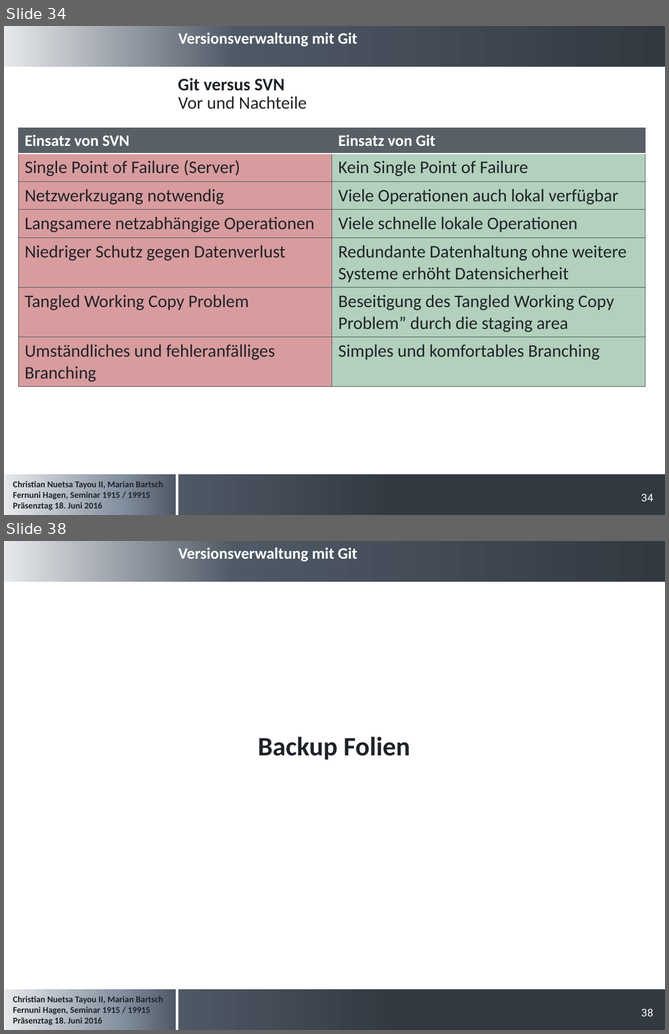
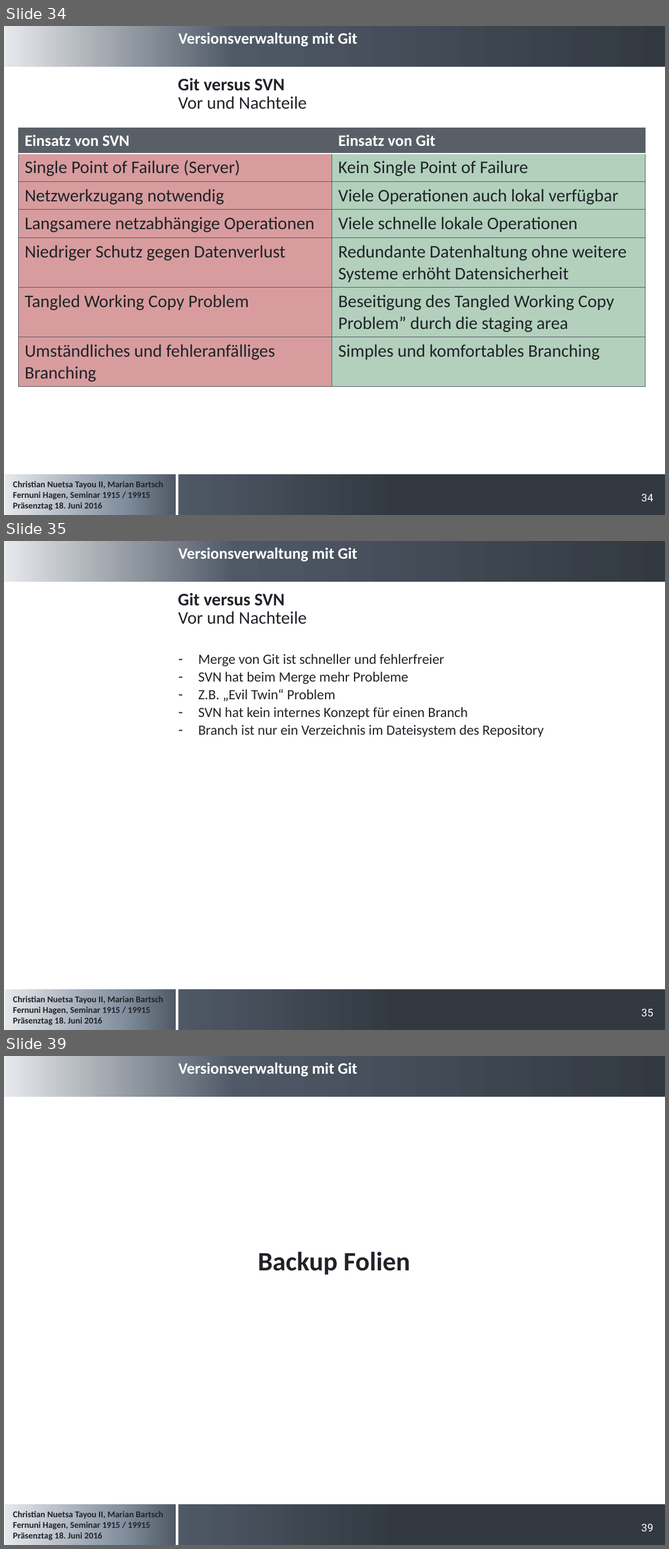
Before and after one commit to cristallin/git-project-seminar, a slide deck: Präsentation_Seminararbeit.pptx. Shown one above the other, each under a label of ours: slides 34 and 38 before the commit, slides 34, 35 and 39 after it; the slides between them are not shown. The pictures are 669x1034 and 669x1549 pixels, drawn with LibreOffice and Linux fonts; fonts in the diff are those of the drawing; background and template pictures are left out. Boxes give left, top, right and bottom in pixels: in the first picture for what was removed or moved away, otherwise in the second. Text is boxed around its words. In the diff, an @@ line names an element or a change of style, - is before the commit and + after.

Commit message:
Änderungen an Vor und Nachteilen und weitere kleinere Anpassungen

```diff
--- a/Präsentation_Seminararbeit.pptx
+++ b/Präsentation_Seminararbeit.pptx
@@ slide 35 added at box(4, 541, 665, 1030), background #FFFFFF; not listed: 5 template elements that a slide beside it also shows @@
@@ title added at box(178, 593, 284, 606), 20 pt, text #1F2328, bold @@
+Git versus SVN
@@ text added at box(178, 611, 307, 624), 20 pt, text #1F2328 @@
+Vor und Nachteile
@@ text added at box(198, 654, 544, 737), 16 pt, text #1F2328 @@
+– Merge von Git ist schneller und fehlerfreier
+– SVN hat beim Merge mehr Probleme
+– Z.B. „Evil Twin“ Problem
+– SVN hat kein internes Konzept für einen Branch
+– Branch ist nur ein Verzeichnis im Dateisystem des Repository
@@ page number added at box(641, 1008, 653, 1016), 12 pt, text #FFFFFF @@
+35
@@ what was slide 38 is now slide 39 @@
@@ page number at box(641, 1523, 653, 1531): text changed @@
-38
+39
```
Also in this commit, not shown: 3 slides changed, 1 other slide added.
